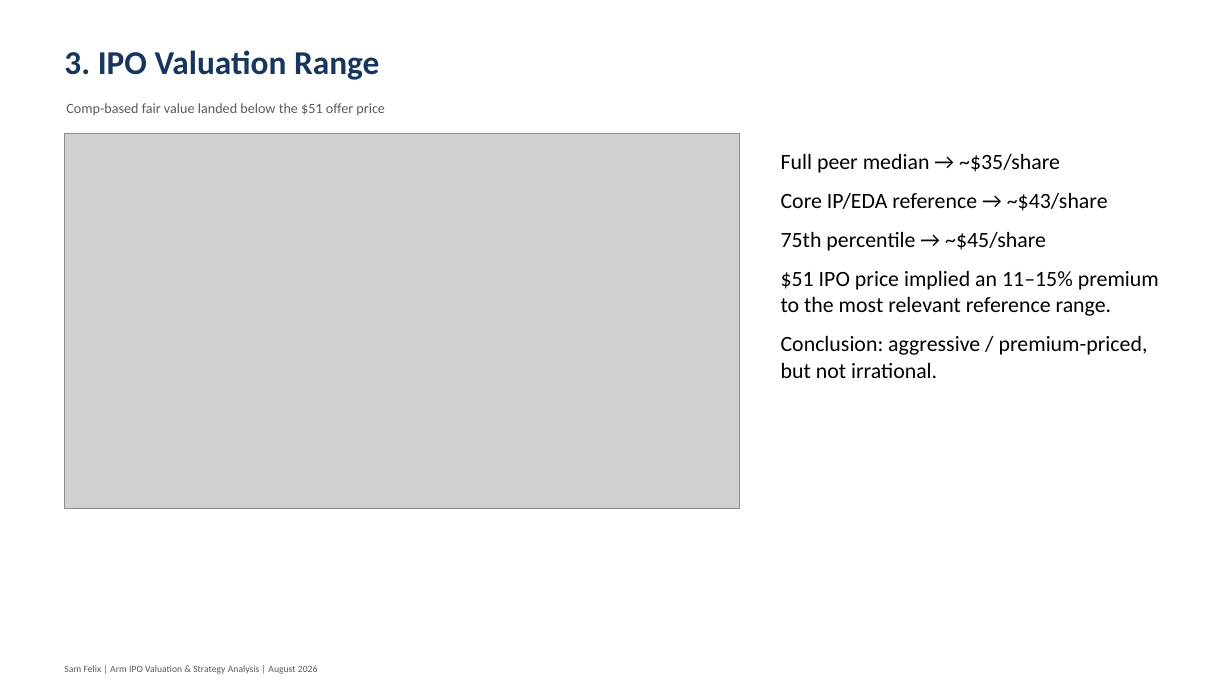
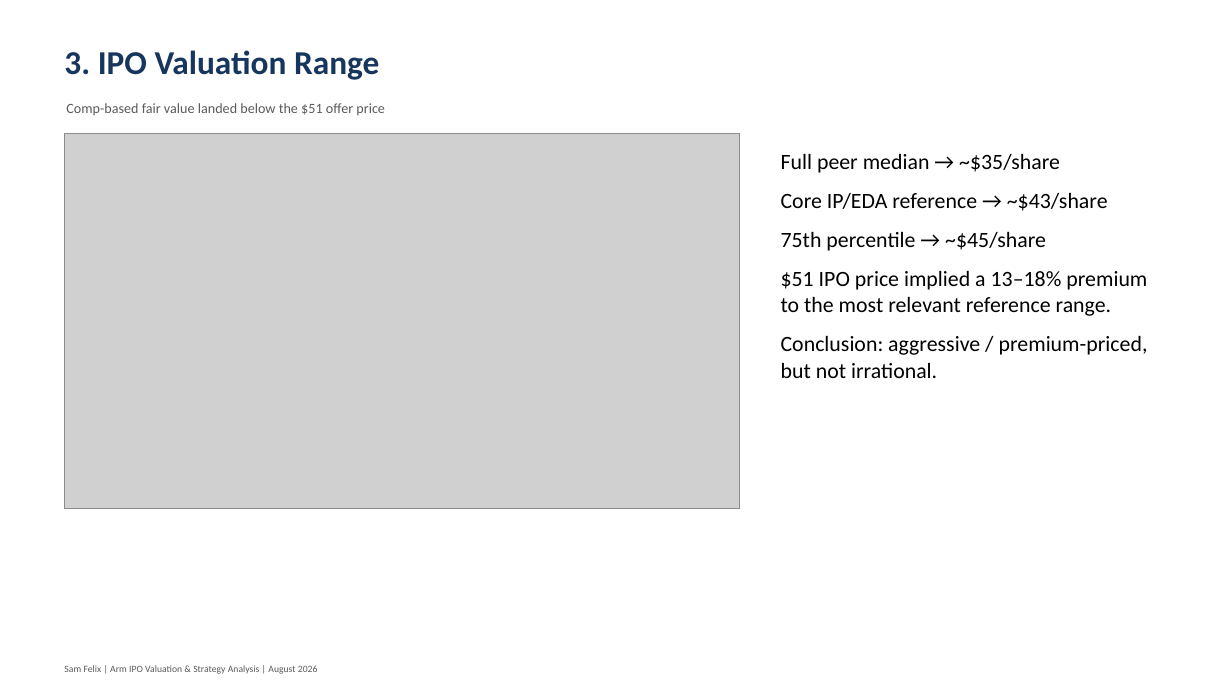
Before and after one commit to 2samfelix/arm-ipo-valuation-strategy-analysis, a slide deck: slide 4 of Arm_IPO_Valuation_Strategy_Deck (1).pptx. Drawn at 1232x693 pixels with LibreOffice and Linux fonts; fonts in the diff are those of the drawing; grey boxes stand for pictures. Boxes give left, top, right and bottom in pixels: in the first picture for what was removed or moved away, otherwise in the second. Text is boxed around its words. In the diff, an @@ line names an element or a change of style, - is before the commit and + after.

```diff
--- a/Arm_IPO_Valuation_Strategy_Deck (1).pptx
+++ b/Arm_IPO_Valuation_Strategy_Deck (1).pptx
@@ text at [781, 271, 1147, 316]: text changed @@
-$51 IPO price implied an 11–15% premium to the most relevant reference range.
+$51 IPO price implied a 13–18% premium to the most relevant reference range.
```
Also in this commit, not shown: 2 other slides changed, 3 other files.
